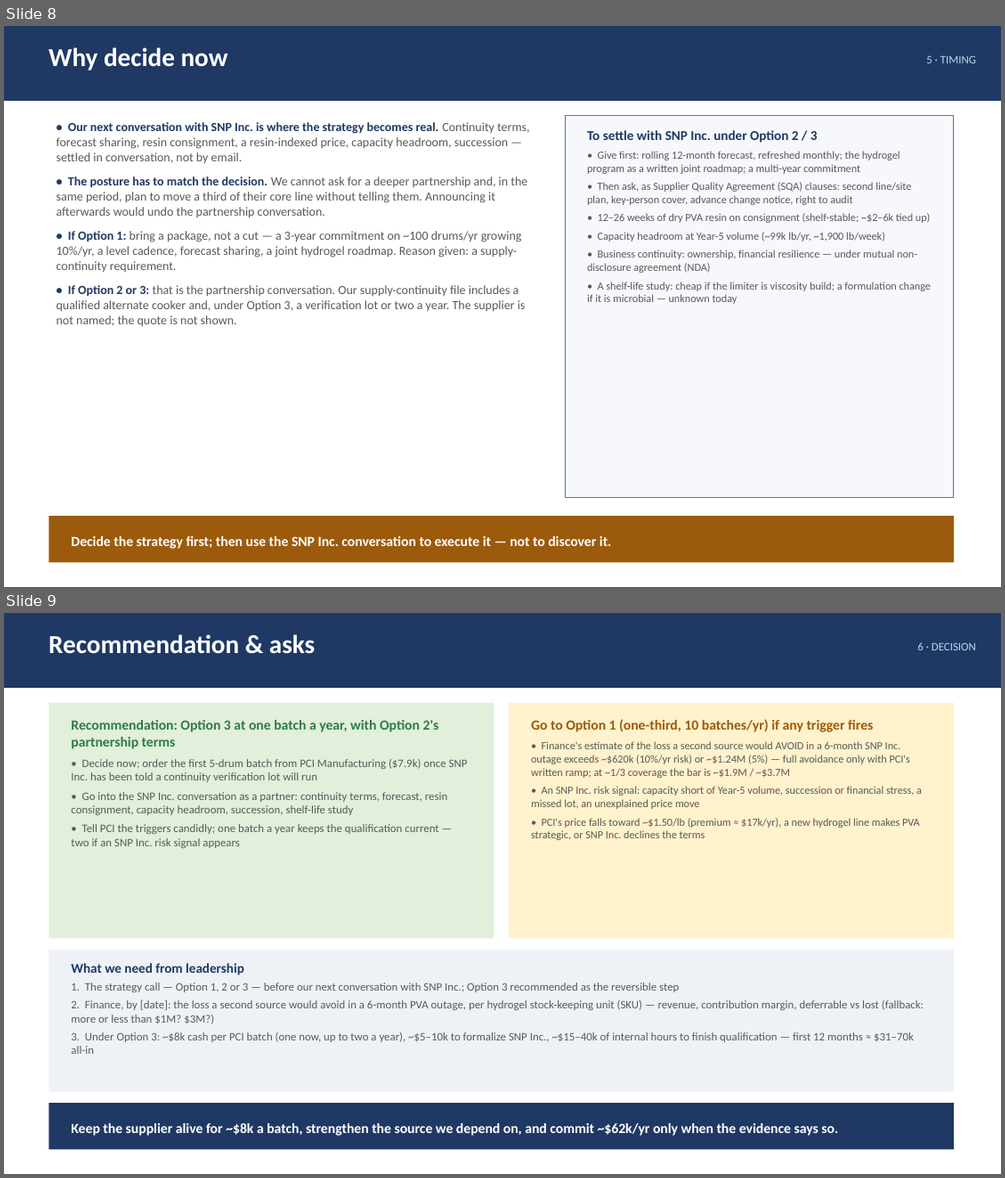
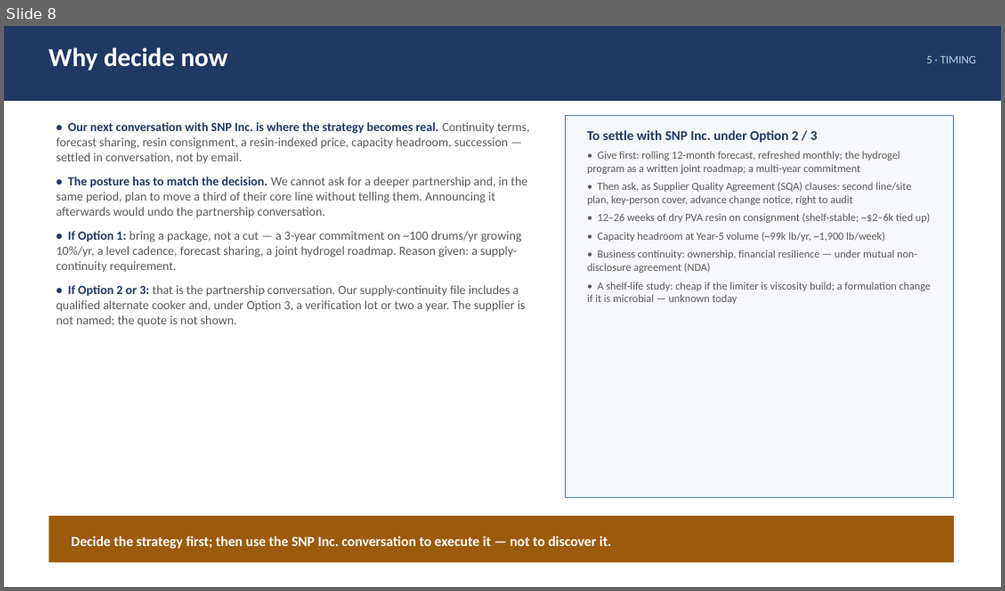
Before and after one commit to naviero1/Claude-Works, a slide deck: PVA second supplier initiative/PVA_Second_Supplier_Leadership_Deck.pptx. Shown one above the other, each under a label of ours: slides 8 and 9 before the commit, slide 8 after it. The pictures are 1005x1178 and 1005x591 pixels, drawn with LibreOffice and Linux fonts; fonts in the diff are those of the drawing. Boxes give left, top, right and bottom in pixels: in the first picture for what was removed or moved away, otherwise in the second. Text is boxed around its words. In the diff, an @@ line names an element or a change of style, - is before the commit and + after.

```diff
--- a/PVA second supplier initiative/PVA_Second_Supplier_Leadership_Deck.pptx
+++ b/PVA second supplier initiative/PVA_Second_Supplier_Leadership_Deck.pptx
@@ slide 9 removed at [4,613,1001,1174], background #FFFFFF @@
@@ rectangle removed at [4,613,1001,688] @@
@@ text removed at [48,634,315,654] @@
-Recommendation & asks
@@ text removed at [917,642,976,650] @@
-6 · DECISION
@@ rectangle removed at [48,703,494,938] @@
@@ rectangle removed at [509,703,954,938] @@
@@ text removed at [531,719,922,840] @@
-Go to Option 1 (one-third, 10 batches/yr) if any trigger fires
-• Finance's estimate of the loss a second source would AVOID in a 6-month SNP Inc. outage exceeds ~$620k (10%/yr risk) or ~$1.24M (5%) — full avoidance only with PCI's written ramp; at ~1/3 coverage the bar is ~$1.9M / ~$3.7M
-• An SNP Inc. risk signal: capacity short of Year-5 volume, succession or financial stress, a missed lot, an unexplained price move
-• PCI's price falls toward ~$1.50/lb (premium ≈ $17k/yr), a new hydrogel line makes PVA strategic, or SNP Inc. declines the terms
@@ text removed at [71,720,468,848] @@
-Recommendation: Option 3 at one batch a year, with Option 2's partnership terms
-• Decide now; order the first 5-drum batch from PCI Manufacturing ($7.9k) once SNP Inc. has been told a continuity verification lot will run
-• Go into the SNP Inc. conversation as a partner: continuity terms, forecast, resin consignment, capacity headroom, succession, shelf-life study
-• Tell PCI the triggers candidly; one batch a year keeps the qualification current — two if an SNP Inc. risk signal appears
@@ rectangle removed at [48,949,954,1092] @@
@@ text removed at [71,963,923,1054] @@
-What we need from leadership
-1. The strategy call — Option 1, 2 or 3 — before our next conversation with SNP Inc.; Option 3 recommended as the reversible step
-2. Finance, by [date]: the loss a second source would avoid in a 6-month PVA outage, per hydrogel stock-keeping unit (SKU) — revenue, contribution margin, deferrable vs lost (fallback: more or less than $1M? $3M?)
-3. Under Option 3: ~$8k cash per PCI batch (one now, up to two a year), ~$5–10k to formalize SNP Inc., ~$15–40k of internal hours to finish qualification — first 12 months ≈ $31–70k all-in
@@ rectangle removed at [48,1103,954,1149] @@
@@ text removed at [71,1123,838,1135] @@
-Keep the supplier alive for ~$8k a batch, strengthen the source we depend on, and commit ~$62k/yr only when the evidence says so.
```
Also in this commit, not shown: 1 other file.
